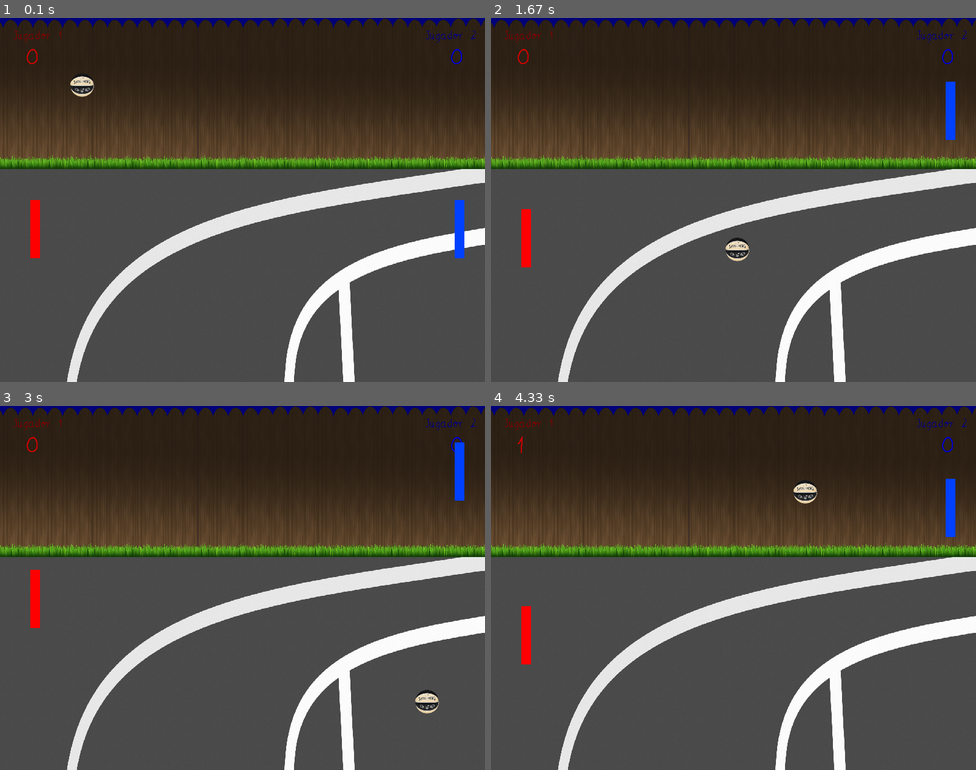
Above: before the commit, frames 1-4 (two rows, left to right).
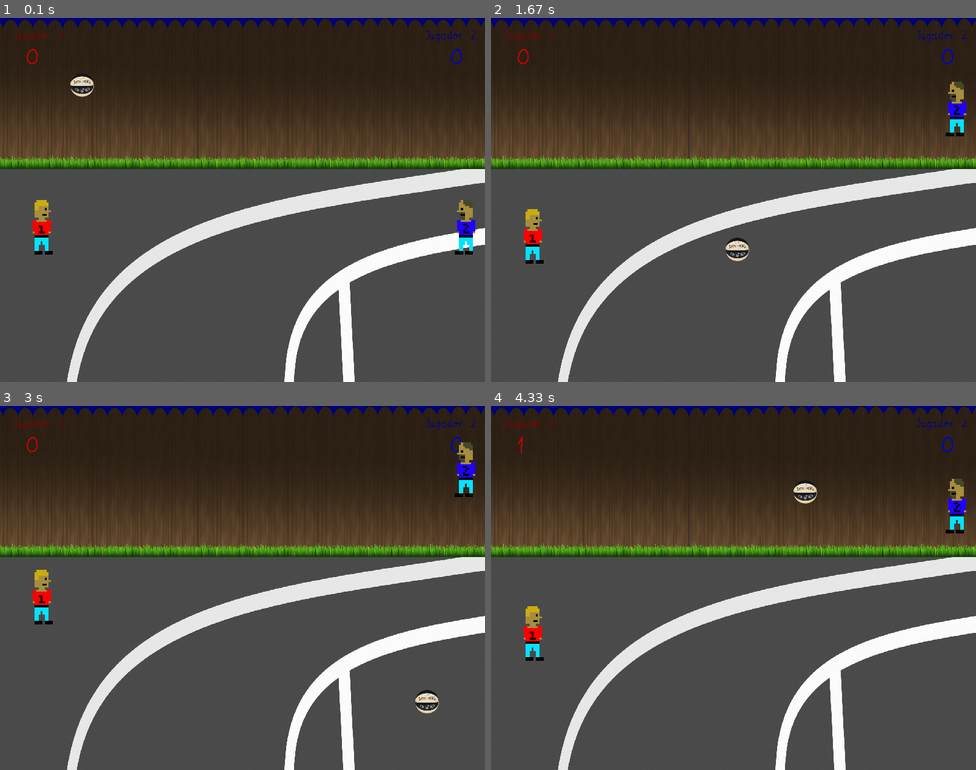
Above: after the commit, the same moments.

Repository: pablonete/pygame-pong
Game: pygame game, started from main.py
The game is run twice, just before and just after one commit, with the same random seed, the same clock (stepped at 60 frames per second) and the same inputs.
Inputs:
- Up to frame 1 (0.1 s): no input
- Up to frame 2 (1.67 s): hold Up 0.33-0.8 s; hold Down 0.83-1.13 s; hold S 0.83-1.13 s; hold Up 1.17-1.53 s; hold W 1.17-1.53 s; hold Down from 1.57 s (still down); hold S from 1.57 s (still down)
- Up to frame 3 (3 s): release Down at 1.93 s; release S at 1.93 s; hold Up 1.97-2.27 s; hold W 1.97-2.27 s; hold Down 2.3-2.6 s; hold S 2.3-2.6 s; hold Up from 2.63 s (still down); hold W from 2.63 s (still down)
- Up to frame 4 (4.33 s): release Up at 3 s; release W at 3 s; hold Down 3.03-3.4 s; hold S 3.03-3.4 s; hold Up 3.43-3.73 s; hold W 3.43-3.73 s; hold Down 3.77-4.07 s; hold S 3.77-4.07 s; hold Up from 4.1 s (still down); hold W from 4.1 s (still down)

The runs differ from the first frame. In frame 1, 1.1% of the frame differs, in the area x 6-98%, y 50-66%; in frame 2, 1.1%; in frame 3, 1.1%; in frame 4, 1.1%.

Commit message:
Use guerrero characters.

Diff:
--- a/main.py
+++ b/main.py
@@ -16,11 +16,13 @@
 pelota = pygame.transform.scale(pelota, (40, 40))
 pelotaXY = pygame.Rect(int(ancho/8), int(alto/8), 40, 40)
 
-jugador1 = pygame.image.load("bate.png")
+jugador1 = pygame.image.load("images/guerrero-1.png")
+jugador1 = pygame.transform.scale(jugador1, (40, 90))
 jugador1XY = jugador1.get_rect()
 jugador1XY.move_ip(50, int(alto/2))
 
-jugador2 = pygame.image.load("palazul.png")
+jugador2 = pygame.image.load("images/guerrero-2.png")
+jugador2 = pygame.transform.scale(jugador2, (40, 90))
 jugador2XY = jugador2.get_rect()
 jugador2XY.move_ip(ancho - 50, int(alto/2))
 
Binary file removed: bate.png
Binary file added: images/guerrero-1.png
Binary file added: images/guerrero-2.png
Binary file removed: palazul.png
